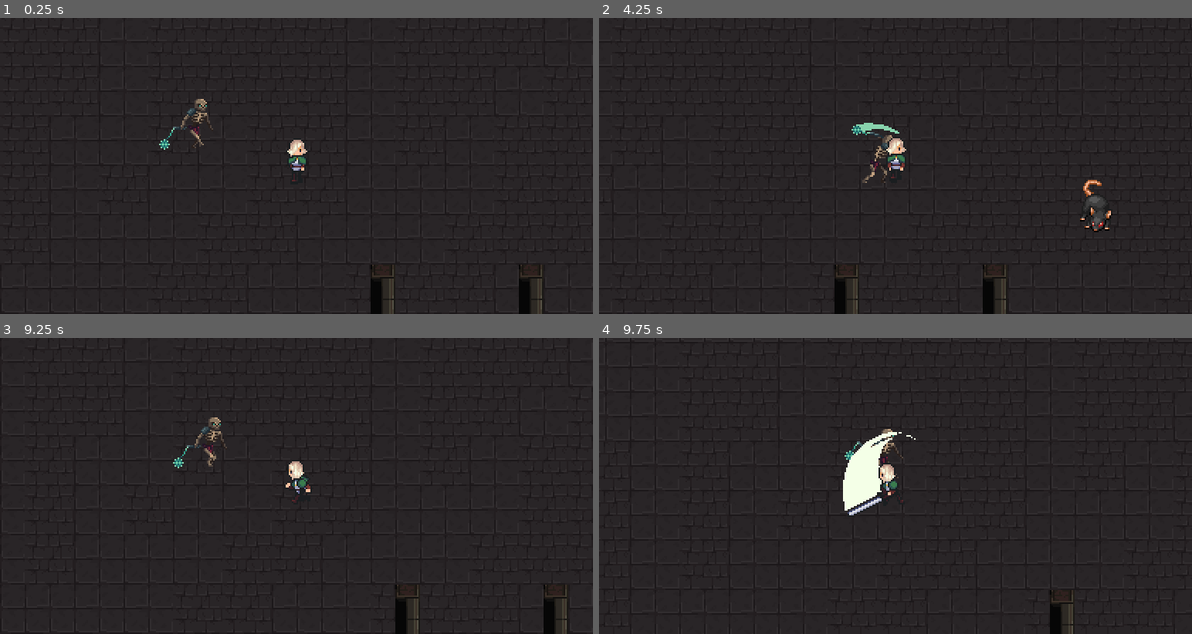
Above: before the commit, frames 1-4 (two rows, left to right).
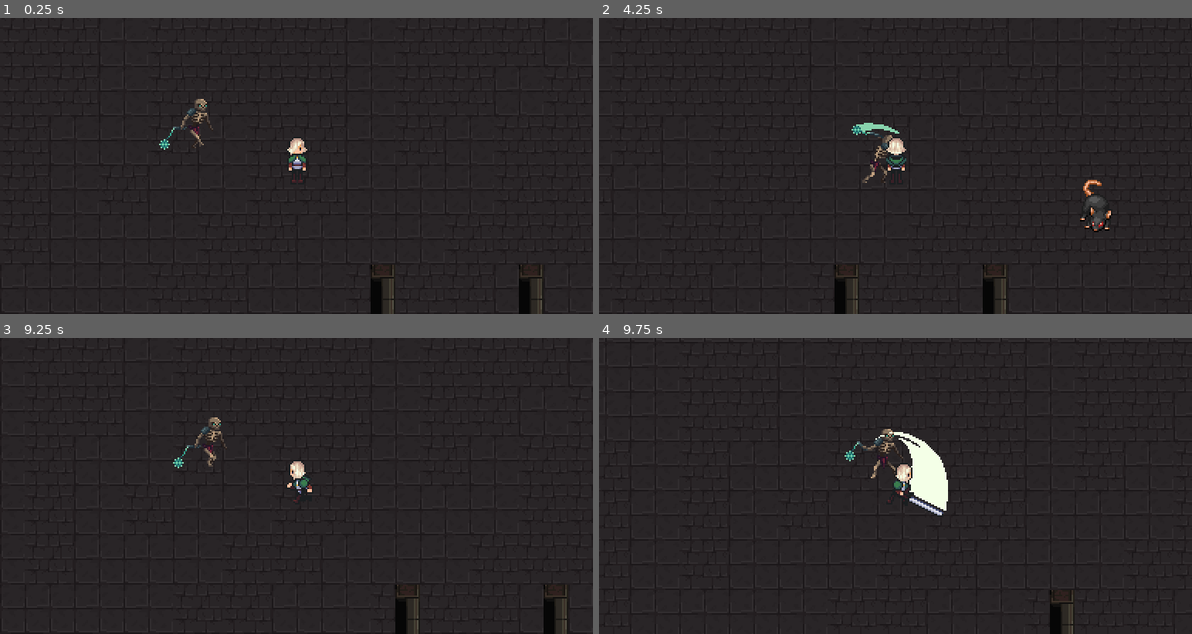
Above: after the commit, the same moments.

Repository: Danielfp1/ShadowMaze
Game: Godot game, scene res://scenes/Enemies/Enemies.tscn
Two runs of this game, one before a commit and one after it. Both use one fixed random seed, a clock stepped at 60 frames per second and the inputs below.
Inputs:
- Up to frame 1 (0.25 s): no input
- Up to frame 2 (4.25 s): hold Right (ui_right) 0.53-1.28 s; tap Space (Attack) every 0.75 s from 0.6 to 3.6 s; hold Down (ui_down) 1.28-2.03 s; hold Right (ui_right) 2.03-2.78 s; hold Up (ui_up) 2.78-3.53 s; hold Left (ui_left) from 3.53 s (still down)
- Up to frame 3 (9.25 s): tap Space (Attack) every 0.75 s from 4.35 to 8.85 s; release Left (ui_left) at 5.03 s; hold Down (ui_down) 5.03-5.78 s; hold Right (ui_right) 5.78-6.53 s; hold Up (ui_up) 6.53-7.28 s; hold Right (ui_right) 7.28-8.03 s; hold Down (ui_down) 8.03-8.78 s; hold Left (ui_left) from 8.78 s (still down)
- Up to frame 4 (9.75 s): release Left (ui_left) at 9.53 s; hold Up (ui_up) from 9.53 s (still down); tap Space (Attack) at 9.6 s

The runs differ from the first frame. In frame 1, 0.2% of the frame differs, in the area x 48-52%, y 40-56%; in frame 2, 0.2%; in frame 3, 0.2%; in frame 4, 2.9%, in the area x 41-59%, y 31-60%.

Commit message:
Adicionar Idles do Player em todas as direções

Diff:
--- a/scenes/Player.tscn
+++ b/scenes/Player.tscn
@@ -62,6 +62,74 @@
 "values": [ Vector2( 4, 0 ), Vector2( 6, 0 ) ]
 }
 
+[sub_resource type="Animation" id=10]
+resource_name = "IdleDown"
+length = 0.05
+loop = true
+tracks/0/type = "value"
+tracks/0/path = NodePath("Sprite:frame")
+tracks/0/interp = 1
+tracks/0/loop_wrap = true
+tracks/0/imported = false
+tracks/0/enabled = true
+tracks/0/keys = {
+"times": PoolRealArray( 0 ),
+"transitions": PoolRealArray( 1 ),
+"update": 1,
+"values": [ 0 ]
+}
+
+[sub_resource type="Animation" id=11]
+resource_name = "IdleLeft"
+length = 0.05
+loop = true
+tracks/0/type = "value"
+tracks/0/path = NodePath("Sprite:frame")
+tracks/0/interp = 1
+tracks/0/loop_wrap = true
+tracks/0/imported = false
+tracks/0/enabled = true
+tracks/0/keys = {
+"times": PoolRealArray( 0 ),
+"transitions": PoolRealArray( 1 ),
+"update": 1,
+"values": [ 3 ]
+}
+
+[sub_resource type="Animation" id=12]
+resource_name = "IdleRight"
+length = 0.05
+loop = true
+tracks/0/type = "value"
+tracks/0/path = NodePath("Sprite:frame")
+tracks/0/interp = 1
+tracks/0/loop_wrap = true
+tracks/0/imported = false
+tracks/0/enabled = true
+tracks/0/keys = {
+"times": PoolRealArray( 0 ),
+"transitions": PoolRealArray( 1 ),
+"update": 1,
+"values": [ 1 ]
+}
+
+[sub_resource type="Animation" id=13]
+resource_name = "IdleUp"
+length = 0.05
+loop = true
+tracks/0/type = "value"
+tracks/0/path = NodePath("Sprite:frame")
+tracks/0/interp = 1
+tracks/0/loop_wrap = true
+tracks/0/imported = false
+tracks/0/enabled = true
+tracks/0/keys = {
+"times": PoolRealArray( 0 ),
+"transitions": PoolRealArray( 1 ),
+"update": 1,
+"values": [ 2 ]
+}
+
 [sub_resource type="Animation" id=2]
 length = 0.001
 tracks/0/type = "value"
@@ -113,8 +181,25 @@
 "values": [ false ]
 }
 
-[sub_resource type="Animation" id=5]
-resource_name = "Run"
+[sub_resource type="Animation" id=8]
+resource_name = "RunDown"
+length = 0.6
+loop = true
+tracks/0/type = "value"
+tracks/0/path = NodePath("Sprite:frame")
+tracks/0/interp = 1
+tracks/0/loop_wrap = true
+tracks/0/imported = false
+tracks/0/enabled = true
+tracks/0/keys = {
+"times": PoolRealArray( 0, 0.1, 0.2, 0.3, 0.4, 0.5 ),
+"transitions": PoolRealArray( 1, 1, 1, 1, 1, 1 ),
+"update": 1,
+"values": [ 10, 11, 12, 13, 14, 15 ]
+}
+
+[sub_resource type="Animation" id=14]
+resource_name = "RunLeft"
 length = 0.6
 loop = true
 tracks/0/type = "value"
@@ -127,24 +212,24 @@
 "times": PoolRealArray( -0.1, 0, 0.1, 0.2, 0.3, 0.4, 0.5 ),
 "transitions": PoolRealArray( 1, 1, 1, 1, 1, 1, 1 ),
 "update": 0,
+"values": [ 33, 46, 47, 48, 49, 50, 51 ]
+}
+
+[sub_resource type="Animation" id=5]
+resource_name = "RunRight"
+length = 0.6
+loop = true
+tracks/0/type = "value"
+tracks/0/path = NodePath("Sprite:frame")
+tracks/0/interp = 1
+tracks/0/loop_wrap = true
+tracks/0/imported = false
+tracks/0/enabled = true
+tracks/0/keys = {
+"times": PoolRealArray( -0.1, 0, 0.1, 0.2, 0.3, 0.4, 0.5 ),
+"transitions": PoolRealArray( 1, 1, 1, 1, 1, 1, 1 ),
+"update": 0,
 "values": [ 33, 34, 35, 36, 37, 38, 39 ]
-}
-
-[sub_resource type="Animation" id=8]
-resource_name = "RunDown"
-length = 0.6
-loop = true
-tracks/0/type = "value"
-tracks/0/path = NodePath("Sprite:frame")
-tracks/0/interp = 1
-tracks/0/loop_wrap = true
-tracks/0/imported = false
-tracks/0/enabled = true
-tracks/0/keys = {
-"times": PoolRealArray( 0, 0.1, 0.2, 0.3, 0.4, 0.5 ),
-"transitions": PoolRealArray( 1, 1, 1, 1, 1, 1 ),
-"update": 1,
-"values": [ 10, 11, 12, 13, 14, 15 ]
 }
 
 [sub_resource type="Animation" id=9]
@@ -178,16 +263,21 @@
 texture = ExtResource( 1 )
 hframes = 10
 vframes = 9
-frame = 23
+frame = 63
 
 [node name="Animation" type="AnimationPlayer" parent="."]
 reset_on_save = false
 anims/Attack = SubResource( 3 )
 anims/Death = SubResource( 4 )
 anims/Idle = SubResource( 1 )
+anims/IdleDown = SubResource( 10 )
+anims/IdleLeft = SubResource( 11 )
+anims/IdleRight = SubResource( 12 )
+anims/IdleUp = SubResource( 13 )
 anims/RESET = SubResource( 2 )
-anims/Run = SubResource( 5 )
 anims/RunDown = SubResource( 8 )
+anims/RunLeft = SubResource( 14 )
+anims/RunRight = SubResource( 5 )
 anims/RunUp = SubResource( 9 )
 
 [node name="Collision" type="CollisionShape2D" parent="."]
--- a/scripts/Player.gd
+++ b/scripts/Player.gd
@@ -7,7 +7,9 @@
 var velocity: Vector2
 var can_die: bool = false
 var can_attack: bool = false
-var RunDownUp: bool = false
+
+#Direcao em que esta olhando
+var facingDirection: String = ""
 
 export (int) var speed
 
@@ -40,26 +42,39 @@
 	elif can_attack:
 		animation.play("Attack")
 		set_physics_process(false)
-	elif velocity.x != 0:
-		animation.play("Run")
+	elif velocity.x > 0:
+		animation.play("RunRight")
+	elif velocity.x < 0:
+		animation.play("RunLeft")
 	elif velocity.y > 0:
 		animation.play("RunDown")
 	elif velocity.y < 0:
 		animation.play("RunUp")
 	else:
-		animation.play("Idle")
+		print(facingDirection)
+		if facingDirection == "right":
+			animation.play("IdleRight")
+		elif facingDirection == "left":
+			animation.play("IdleLeft")
+		elif facingDirection == "up":
+			animation.play("IdleUp")
+		elif facingDirection == "down":
+			animation.play("IdleDown")
+		else:
+			animation.play("IdleDown")
+
 
 func verify_direction() -> void:
 	if velocity.x > 0:
-		sprite.flip_h = false
 		collision.position = Vector2(22.5,-7.5)
+		facingDirection = "right"
 	elif velocity.x < 0:
-		sprite.flip_h = true
 		collision.position = Vector2(-22.5,-7.5)
+		facingDirection = "left"
 	elif velocity.y > 0:
-		RunDownUp = true
-	else:
-		RunDownUp = false
+		facingDirection = "down"
+	elif velocity.y < 0:
+		facingDirection = "up"
 
 func kill() -> void:
 	can_die = true
Not shown: 1 places in scenes/Player.tscn that only renumber resources
